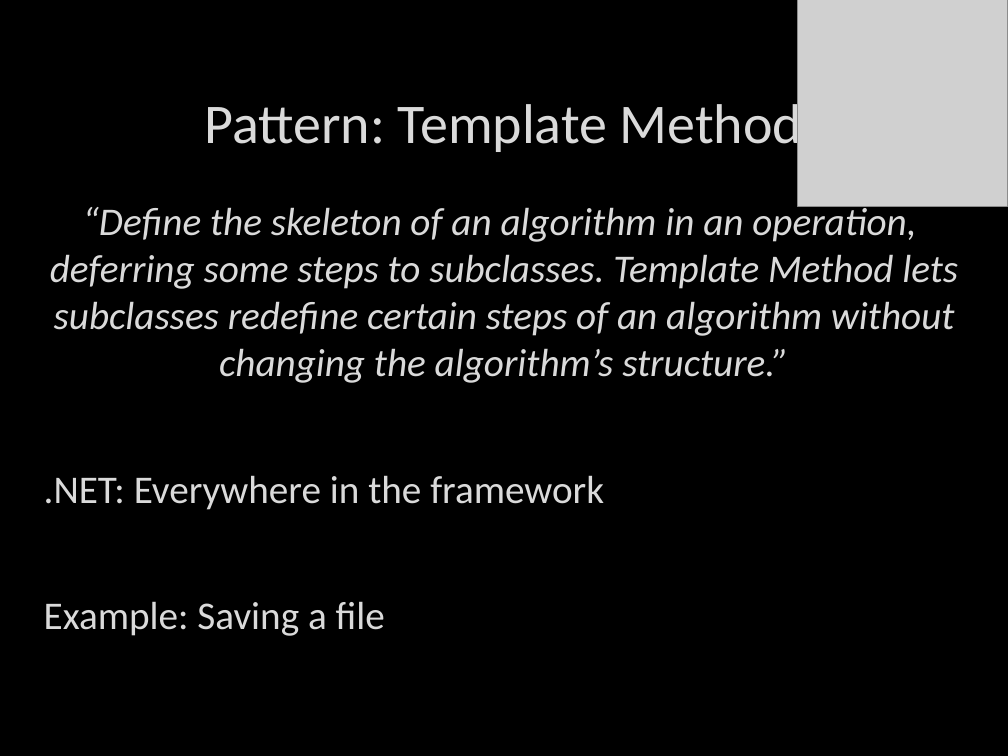
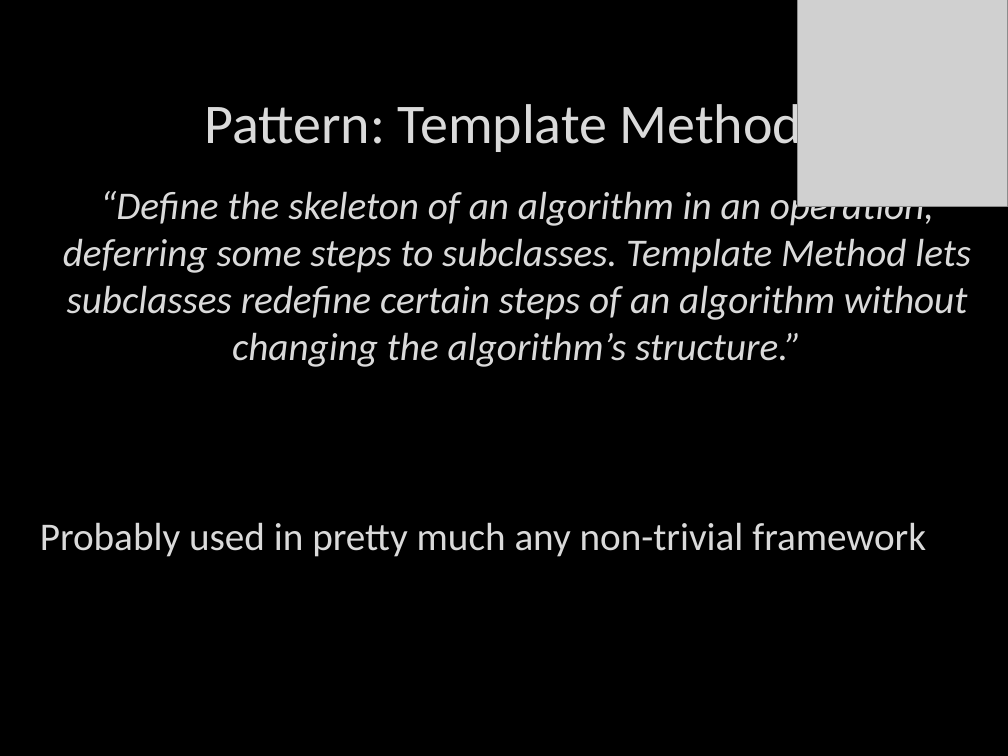
Before and after one commit to itenium-be/Talk-DesignPatterns, a slide deck: slide 15 of patterns.pptx (slide 11 before the commit). Drawn at 1008x756 pixels with LibreOffice and Linux fonts; fonts in the diff are those of the drawing; grey boxes stand for pictures; background and template pictures are left out. Boxes give left, top, right and bottom in pixels: in the first picture for what was removed or moved away, otherwise in the second. Text is boxed around its words. In the diff, an @@ line names an element or a change of style, - is before the commit and + after.

```diff
--- a/patterns.pptx
+++ b/patterns.pptx
@@ text "“Define the skeleton of an ...": place and size @@
-text "“Define the skeleton of an ..." at box(44, 202, 958, 636)
+text "“Define the skeleton of an ..." at box(40, 186, 971, 557)
@@ text at box(40, 522, 926, 557): text changed @@
-.NET: Everywhere in the framework
-Example: Saving a file
+Probably used in pretty much any non-trivial framework
```
Also in this commit, not shown: 7 other slides changed, 6 slides added, 1 other file.
